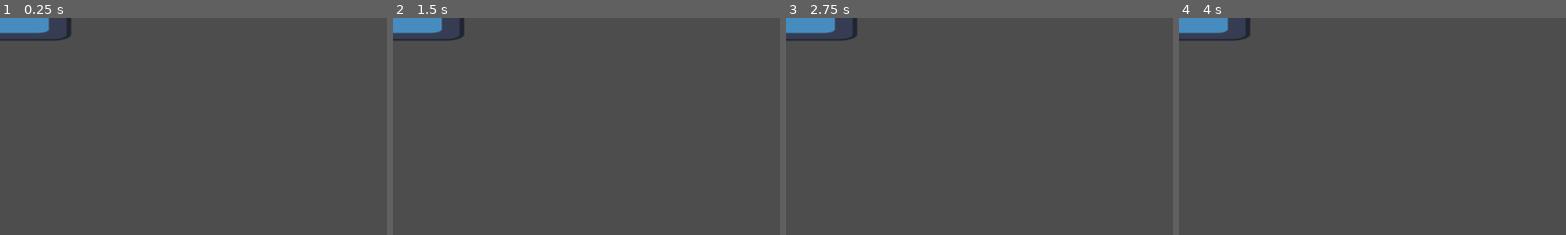
Above: before the commit, frames 1-4 (left to right).
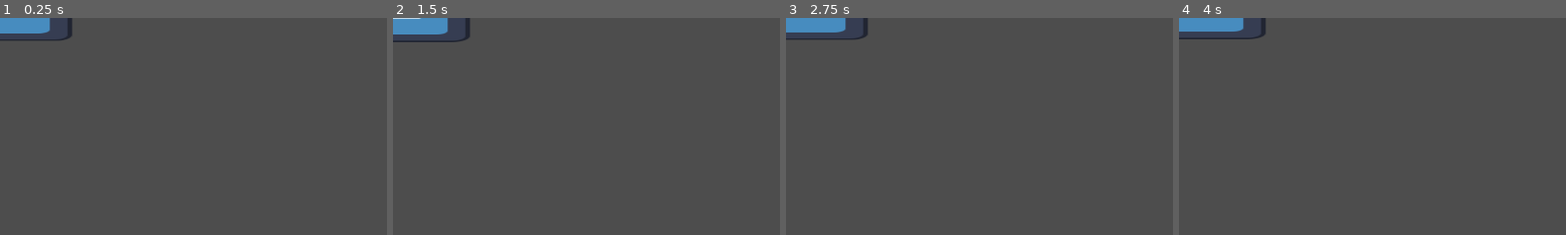
Above: after the commit, the same moments.

Repository: MaddMavv/Project-Doll-House
Game: Godot game, scene res://droneB.tscn
Two runs of this game, one before a commit and one after it. Both use one fixed random seed, a clock stepped at 60 frames per second and the inputs below. This scene is started directly instead of the project's main scene. The engine's default icon, where the game draws it, is replaced by a stand-in: a white triangle on a blue panel in a dark square.
Inputs:
- Up to frame 1 (0.25 s): no input
- Up to frame 2 (1.5 s): tap Enter (ui_accept) at 0.5, 0.77, 1.25 s; hold Right (ui_right) from 0.53 s (still down); tap Tab (ui_focus_next) at 0.6 s; tap K (attack) at 1.35 s
- Up to frame 3 (2.75 s): tap Enter (ui_accept) at 1.52, 2 s; tap Tab (ui_focus_next) at 1.55, 2.3 s; release Right (ui_right) at 2.03 s; hold Left (ui_left) from 2.03 s (still down); tap J (melee) at 2.1 s
- Up to frame 4 (4 s): tap Enter (ui_accept) at 2.75, 3.02, 3.5, 3.77 s; release Left (ui_left) at 2.78 s; hold Right (ui_right) from 2.78 s (still down); tap L (shout) at 2.85 s; tap Tab (ui_focus_next) at 3.05, 3.6 s
The pictures show only the part of the screen within x 0-50%, y 0-50%; the shares and areas given below are measured in that part.

The runs differ from the first frame. In frame 1, 0.1% of the frame differs, in the area x 0-19%, y 0-11%; in frame 2, 0.7%, in the area x 0-20%, y 0-12%; in frame 3, 0.5%; in frame 4, 0.7%.

Commit message:
Drone projectiles functional

Diff:
--- a/First Prototype copy 2/DroneB.gd
+++ b/First Prototype copy 2/DroneB.gd
@@ -2,16 +2,17 @@
 
 @onready var bullet_scene = preload("res://bullet.tscn")
 @onready var spawn_point: Marker2D = $SpawnPoint
+@onready var timer = get_node("Timer")
 
 # This variable stores a reference to the Player using Godot's Groups feature.
 # Check the Player node in the inspector, switch to Node, and you'll see the group
 # "Player" I created to make that happen.
-@onready var player = get_tree().get_first_node_in_group("Player")
+@onready var player = get_tree().get_first_node_in_group("BarB")
 
-var top = 500
-var bottom = 555
-var left = 450
-var right = 540
+var top = 5
+var bottom = 5
+var left = 100
+var right = 100
 var start
 var home = true
 var chase = false
@@ -25,47 +26,44 @@
 func _process(delta):
 	chase_after_player(delta)
 
-
 func chase_after_player(delta):
 	if chase == true:
-		position.y = lerp(position.y, player.position.y - 50, .9 * delta)
-		position.x = lerp(position.x, player.position.x + 75, .6 * delta)
+		position.y = lerp(position.y, player.position.y - 400, .9 * delta)
+		position.x = lerp(position.x, player.position.x + 375, .6 * delta)
 		home = false
-
-		if Input.is_action_just_pressed("ui_focus_next"):
-			shoot()
 
 	else:
 		if home == false:
 			position = lerp(position, start, .7 * delta)
 
-	if chase == false and position.x < start.x + 10 and position.x > start.x - 10 and position.y < start.y + 2 and position.y > start.y - 2:
+	if chase == false and position.x < start.x + 5 and position.x > start.x - 5 and position.y < start.y + 2 and position.y > start.y - 2:
 		home = true
 
 	if home == true:
 		position += velocity
-		if position.y > bottom or position.y < top:
+		if position.y > start.y + bottom or position.y < start.y - top:
 			velocity.y *= -1
-		if position.x > right or position.x < left:
+		if position.x > start.x + right or position.x < start.x - left:
 			velocity.x *= -1
 
 
 func _on_player_detection_body_entered(body):
-	if body.name == "Player":
+	if body.name == "BarB":
 		chase = true
+		$Timer.start()
 
 
 func _on_player_detection_body_exited(body):
-	if body.name == "Player":
+	if body.name == "BarB":
 		chase = false
-
-
-func _on_timer_timeout():
-	pass
-
+		$Timer.stop()
 
 func shoot():
 	var bullet = bullet_scene.instantiate()
 	bullet.position = spawn_point.global_position
 	bullet.direction = global_position.direction_to(player.position)
 	owner.add_child(bullet)
+
+
+func _on_timer_timeout():
+	shoot() # Replace with function body.
--- a/First Prototype copy 2/bullet.gd
+++ b/First Prototype copy 2/bullet.gd
@@ -4,7 +4,7 @@
 
 # @export makes it so anyone can change the speed in the editor.
 # Also makes the variable available to other scripts.
-@export var speed := 400.0
+@export var speed := 500.0
 
 # Initializes a direction variable so when this bullet is instantiated,
 # there's a direction var that can be set.
@@ -14,7 +14,7 @@
 # I created a "Player" Group and added the Player node to it.
 # When this script loads, the var player gets a reference to the Player
 # so we can know their position.
-@onready var player := get_tree().get_first_node_in_group("Player")
+@onready var player := get_tree().get_first_node_in_group("BarB")
 
 func _ready():
 	# This is just so the bullet sprite is rotated to face the player.
@@ -25,3 +25,8 @@
 func _physics_process(delta):
 	# Moves the bullet over time towards a direction with a certain speed.
 	position += direction * speed * delta
+
+
+func _on_body_entered(body):
+	if body.name == "BarB":
+		Game.playerHP -= 1
--- a/First Prototype copy 2/bullet.tscn
+++ b/First Prototype copy 2/bullet.tscn
@@ -1,13 +1,16 @@
 [gd_scene load_steps=5 format=3 uid="uid://b2hxdphrqmtuf"]
 
-[ext_resource type="Texture2D" uid="uid://lm341fs7vt81" path="res://Sunny-land-assets-files/PNG/sprites/gem/gem-1.png" id="1_g4pxd"]
 [ext_resource type="Script" path="res://bullet.gd" id="1_u5nlr"]
+[ext_resource type="Texture2D" uid="uid://hv6m2mpjrh6t" path="res://icon.svg" id="2_kxo6a"]
 
 [sub_resource type="SpriteFrames" id="SpriteFrames_xsw70"]
 animations = [{
 "frames": [{
 "duration": 1.0,
-"texture": ExtResource("1_g4pxd")
+"texture": ExtResource("2_kxo6a")
+}, {
+"duration": 1.0,
+"texture": null
 }],
 "loop": true,
 "name": &"Shoot",
@@ -15,15 +18,18 @@
 }]
 
 [sub_resource type="CircleShape2D" id="CircleShape2D_eyak3"]
-radius = 4.0
+radius = 22.0
 
 [node name="Bullet" type="Area2D"]
 script = ExtResource("1_u5nlr")
 
 [node name="AnimatedSprite2D" type="AnimatedSprite2D" parent="."]
+position = Vector2(1, -4.76837e-07)
+scale = Vector2(0.376953, 0.376953)
 sprite_frames = SubResource("SpriteFrames_xsw70")
 animation = &"Shoot"
 
 [node name="CollisionShape2D" type="CollisionShape2D" parent="."]
-position = Vector2(0, -1)
 shape = SubResource("CircleShape2D_eyak3")
+
+[connection signal="body_entered" from="." to="." method="_on_body_entered"]
--- a/First Prototype copy 2/droneB.tscn
+++ b/First Prototype copy 2/droneB.tscn
@@ -1,7 +1,6 @@
-[gd_scene load_steps=7 format=3 uid="uid://cnqsuyouetc2o"]
+[gd_scene load_steps=6 format=3 uid="uid://cnqsuyouetc2o"]
 
 [ext_resource type="Script" path="res://DroneB.gd" id="1_6gg65"]
-[ext_resource type="PackedScene" path="res://bullet.tscn" id="2_ntjye"]
 [ext_resource type="Texture2D" uid="uid://hv6m2mpjrh6t" path="res://icon.svg" id="2_qarkj"]
 
 [sub_resource type="SpriteFrames" id="SpriteFrames_r28yn"]
@@ -19,12 +18,11 @@
 size = Vector2(88, 30)
 
 [sub_resource type="RectangleShape2D" id="RectangleShape2D_3uoq6"]
-size = Vector2(290, 137)
+size = Vector2(499.75, 253.375)
 
 [node name="DroneB" type="CharacterBody2D"]
 scale = Vector2(4, 4)
 script = ExtResource("1_6gg65")
-bullet = ExtResource("2_ntjye")
 
 [node name="AnimatedSprite2D" type="AnimatedSprite2D" parent="."]
 position = Vector2(-3.8147e-06, -0.999996)
@@ -41,15 +39,15 @@
 [node name="PlayerDetection" type="Area2D" parent="."]
 
 [node name="CollisionShape2D" type="CollisionShape2D" parent="PlayerDetection"]
-position = Vector2(-1, 34)
+position = Vector2(0.5, 31.3125)
 shape = SubResource("RectangleShape2D_3uoq6")
 
 [node name="SpawnPoint" type="Marker2D" parent="."]
 position = Vector2(0, 15)
 
 [node name="Timer" type="Timer" parent="."]
-wait_time = 2.0
-one_shot = true
+process_callback = 0
+wait_time = 1.5
 
 [connection signal="body_entered" from="PlayerDetection" to="." method="_on_player_detection_body_entered"]
 [connection signal="body_exited" from="PlayerDetection" to="." method="_on_player_detection_body_exited"]
